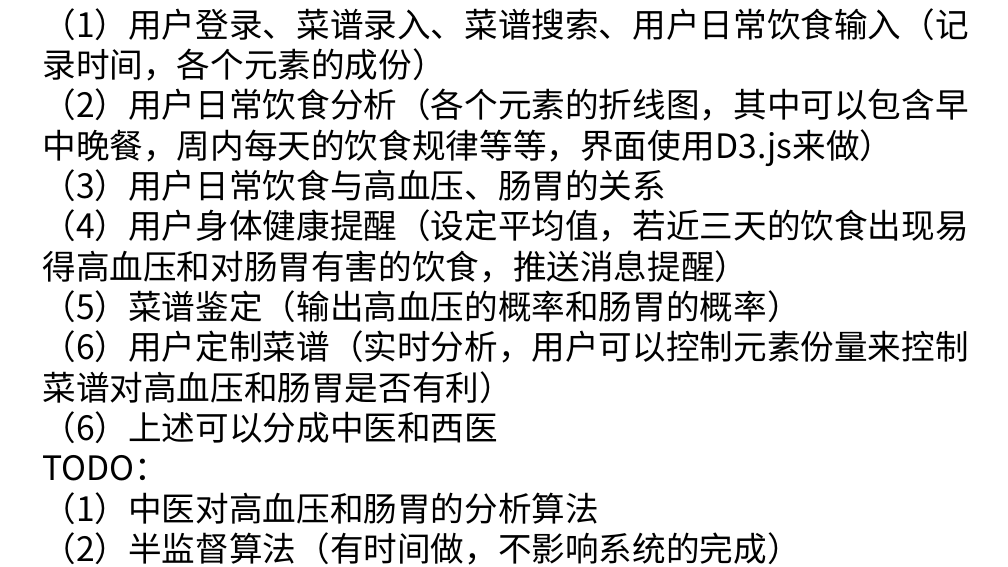
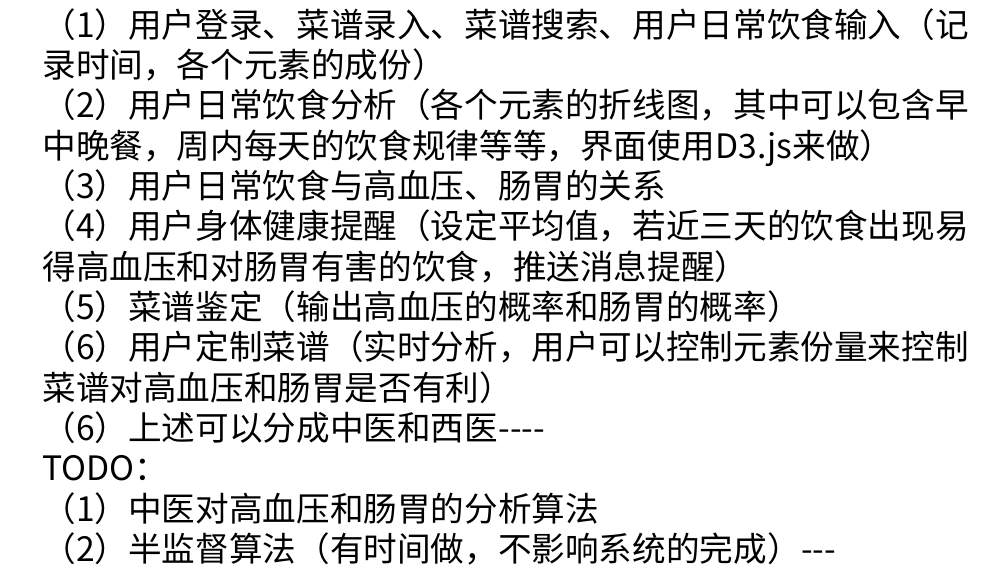
Before and after one commit to foodTeam/foodAnyalis, a slide deck: slide 2 of 大论文计划.pptx. Drawn at 1008x567 pixels with LibreOffice and Linux fonts; fonts in the diff are those of the drawing. Boxes give left, top, right and bottom in pixels: in the first picture for what was removed or moved away, otherwise in the second. Text is boxed around its words. In the diff, an @@ line names an element or a change of style, - is before the commit and + after.

```diff
--- a/大论文计划.pptx
+++ b/大论文计划.pptx
@@ text at bbox=[42, 411, 545, 443]: text changed @@
-（6）上述可以分成中医和西医
+（6）上述可以分成中医和西医----
@@ text at bbox=[42, 532, 836, 565]: text changed @@
-（2）半监督算法（有时间做，不影响系统的完成）
+（2）半监督算法（有时间做，不影响系统的完成）---
```
Also in this commit, not shown: 26 other files.
